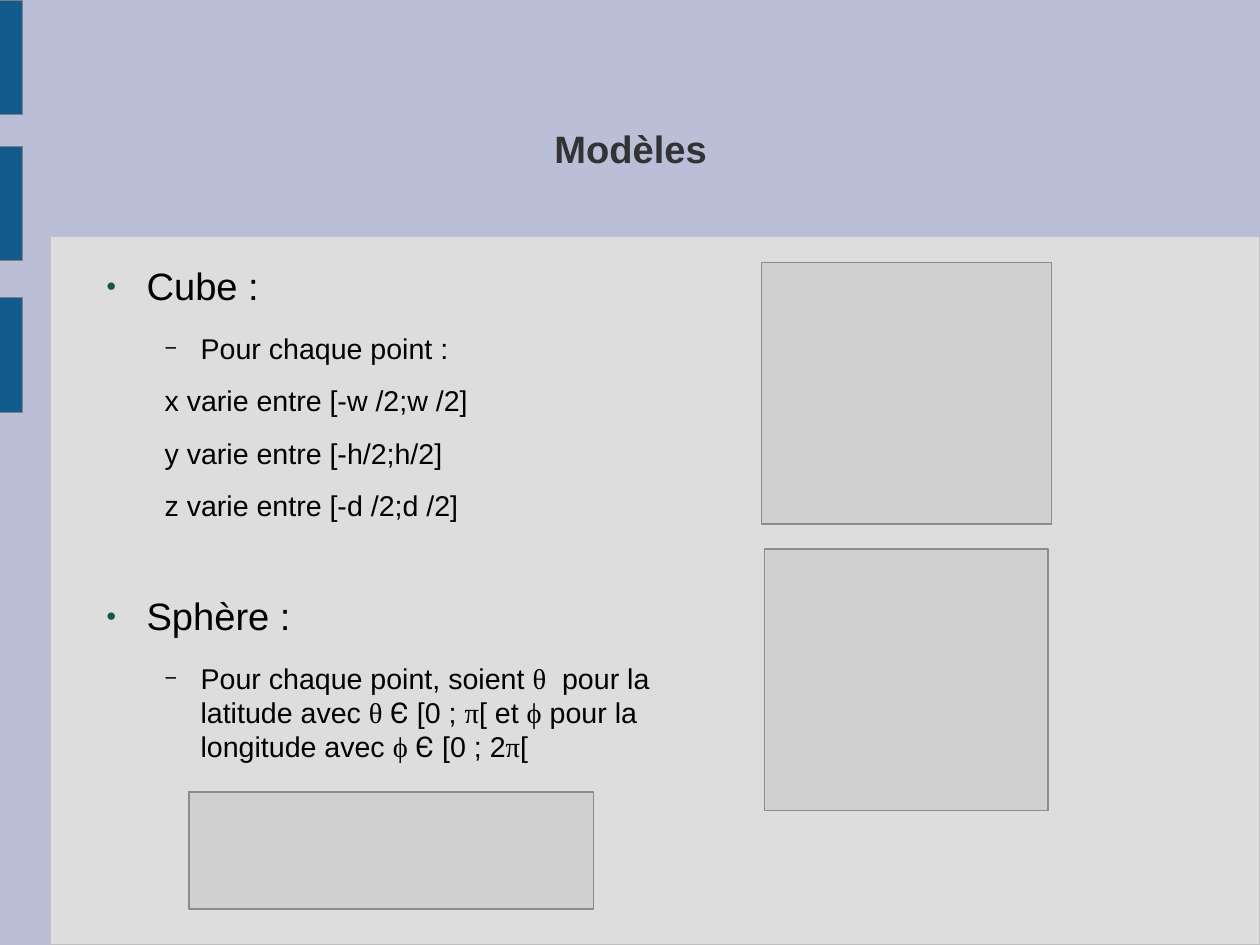
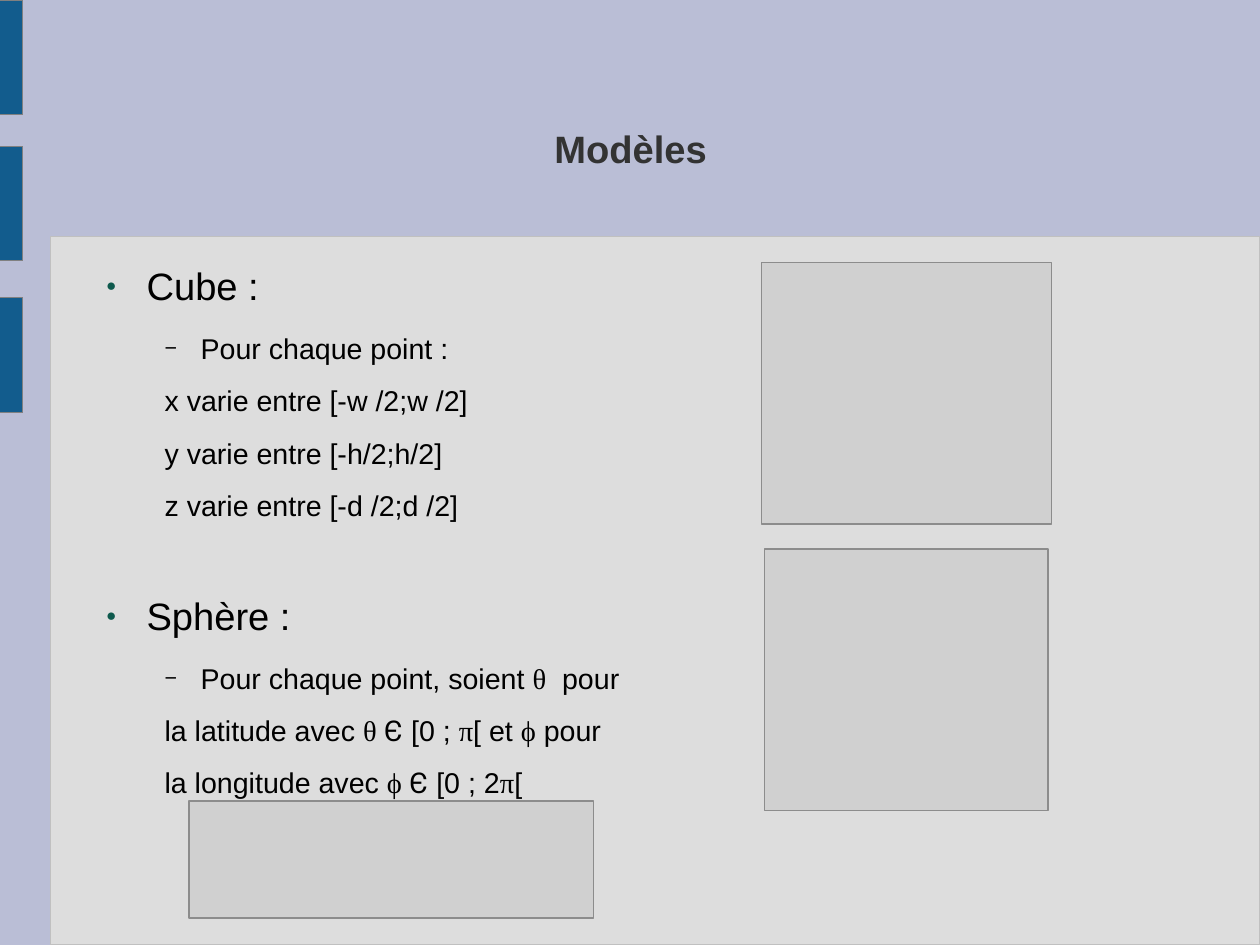
Before and after one commit to slvrgauthier/OpenSculpt, a slide deck: slide 11 of Documentation/Soutenance.odp (slide 12 before the commit). Drawn at 1260x945 pixels with LibreOffice and Linux fonts; fonts in the diff are those of the drawing; grey boxes stand for pictures. Boxes give left, top, right and bottom in pixels: in the first picture for what was removed or moved away, otherwise in the second. Text is boxed around its words. In the diff, an @@ line names an element or a change of style, - is before the commit and + after.

```diff
--- a/Documentation/Soutenance.odp
+++ b/Documentation/Soutenance.odp
@@ text at (165, 668, 619, 801): text changed @@
-  − Pour chaque point, soient θ pour la latitude avec θ Є [0 ; π[ et ϕ pour la longitude avec ϕ Є [0 ; 2π[
+  − Pour chaque point, soient θ pour
+  la latitude avec θ Є [0 ; π[ et ϕ pour
+  la longitude avec ϕ Є [0 ; 2π[
@@ picture: place and size @@
-picture at (189, 792, 593, 909)
+picture at (189, 802, 593, 918)
```
Also in this commit, not shown: 5 other slides changed, 3 slides removed, 4 other files.
